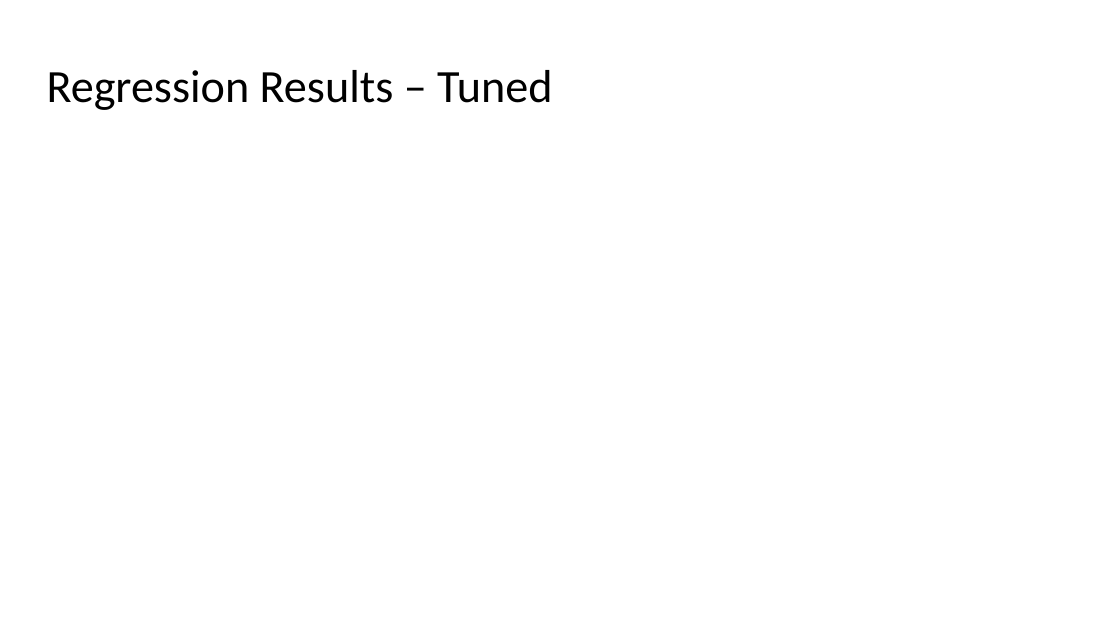
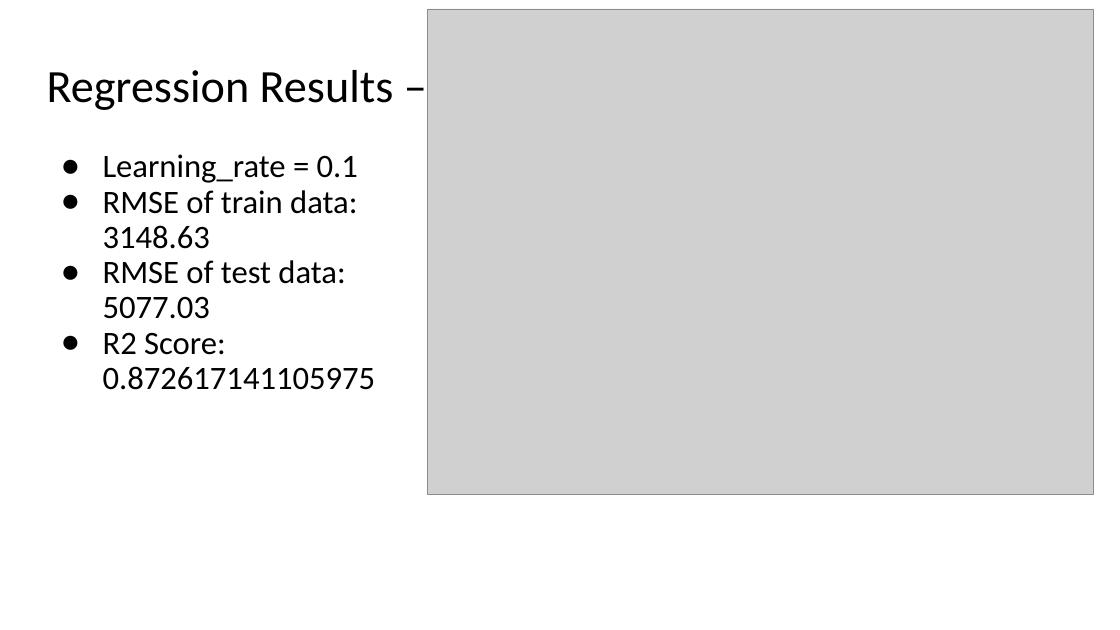
Before and after one commit to ranton256/used_car_sale_price_analysis, a slide deck: slide 24 of DSCI521_rna63_final_project_pres.pptx. Drawn at 1120x630 pixels with LibreOffice and Linux fonts; fonts in the diff are those of the drawing; grey boxes stand for pictures; background and template pictures are left out. Boxes give left, top, right and bottom in pixels: in the first picture for what was removed or moved away, otherwise in the second. Text is boxed around its words. In the diff, an @@ line names an element or a change of style, - is before the commit and + after.

Commit message:
First good complete run with training graph on full data

```diff
--- a/DSCI521_rna63_final_project_pres.pptx
+++ b/DSCI521_rna63_final_project_pres.pptx
@@ picture added at box(428, 9, 1094, 495) @@
@@ text added at box(103, 154, 376, 390), 28 pt, text #000000 @@
+● Learning_rate = 0.1
+● RMSE of train data: 3148.63
+● RMSE of test data: 5077.03
+● R2 Score: 0.872617141105975
```
Also in this commit, not shown: 3 other slides changed, 4 other files.
